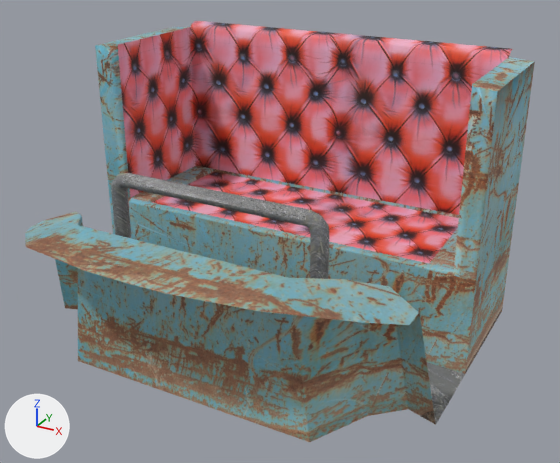
An edit to the OBJ model model-buildkit/props/kart-low.obj, drawn before and after from the same camera.
Rendered twice from a 50 mm lens placed at (1.78, -2.93, 2.35), pointed at (0.14, 0.06, 0.85). Every picture has the same lights, and +X, +Y and +Z are marked at lower left. Where no turn or scale is listed for an object, it has been applied to the vertices.

Objects in the first picture: 'kart_Cube.003'.
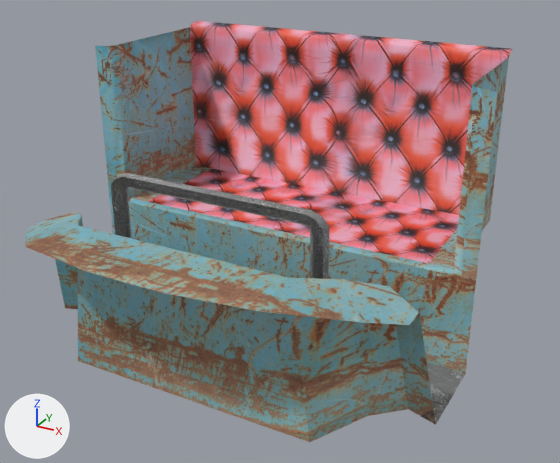
What changed in the scene script:
```text
Change me_kart_cube_003:
    used by ob_kart_cube_003; location = (0.0, 0.0, 0.0)
    remove me_kart_cube_003.from_pydata(...)  # 441 vertices, 414 faces; spans x -1.05..1.05, y -0.93..0.98, z 0.22..1.64
    add me_kart_cube_003.from_pydata(...)  # 264 vertices, 221 faces; spans x -1.05..1.05, y -0.93..0.98, z 0.22..1.64
    me_kart_cube_003 part 1
    179 vertices are removed from x -1.05..1.05, y -0.57..0.9, z 0.22..1.61
    243 faces are deleted
    2 vertices are added at (-0.99, 0.22, 0.75), (0.99, 0.22, 0.75)
    50 new faces join them
    me_kart_cube_003 part 2: 4 kept faces spanning x -0.94..0.94, y 0.26..0.9, z 0.76..1.61 get new texture (UV) coordinates
```

Location of each change, (x1, y1, x2, y2) in pixels of the pictures (560 x 463 px):
'kart_Cube.003', reshaped: before (25, 21, 535, 442); after (25, 21, 512, 442)
part 1 of me_kart_cube_003, cut back: before (25, 27, 535, 425); after (25, 46, 498, 425)
part 2 of me_kart_cube_003, surface changed: (118, 27, 196, 198) in both
